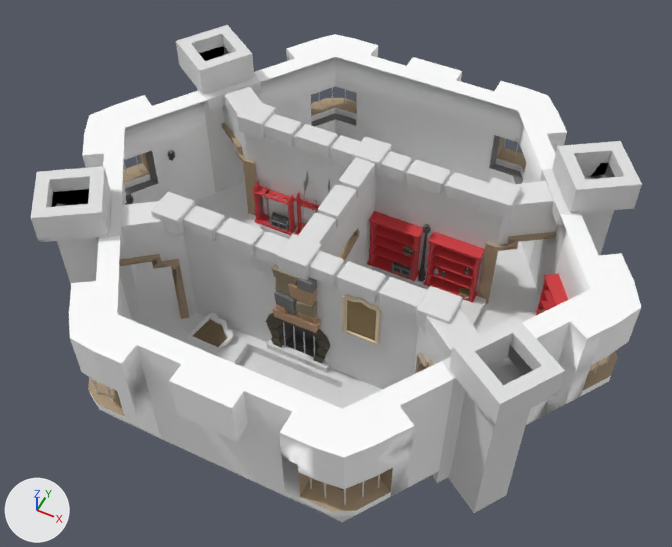
What one commit did to the FBX model Dungeon Baller/Models blend/firstfloor.fbx.
Camera for both pictures: a 50 mm camera at (1.38, -2.78, 3.67) aimed at (0.02, -0.07, 0.29). The lights are fixed; the arrows at lower left show +X, +Y and +Z. Where no turn or scale is listed for an object, it has been applied to the vertices. Vertices at the same position are counted once.

In view in the first picture: 'firstfloor', 'walllvl3', 'walllvl4', 'walllvl5', 'walllvl6'.
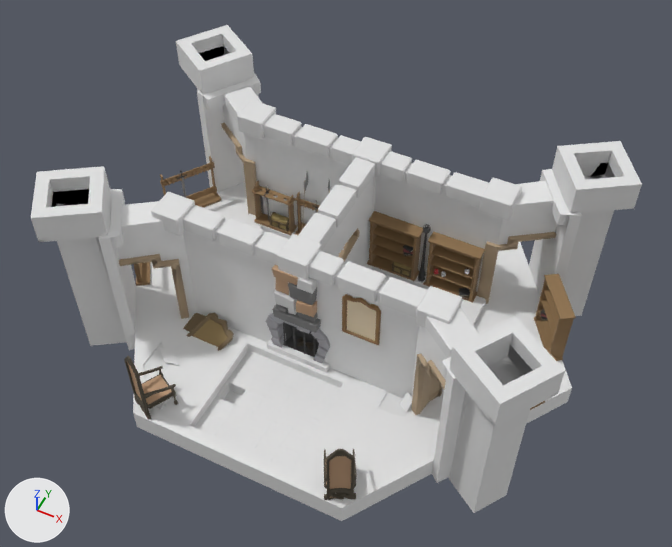
The change, as a list of edits to the scene's bpy script:
```text
Add mat_treasurechest:
    mat_treasurechest = principled_material('treasurechest')
    mat_treasurechest.base_color = (0.288, 0.219, 0.0748)  # yellow #92814d
    mat_treasurechest.roughness = 0.69
Change me_obj_000001_003:
    remove me_obj_000001_003.from_pydata(...)  # 22906 vertices, 20818 faces; spans x -1.24..1.24, y -1.05..1.05, z -0.14..0.85
    add me_obj_000001_003.from_pydata(...)  # 22948 vertices, 20847 faces; spans x -1.24..1.24, y -1.05..1.05, z -0.14..0.85
    me_obj_000001_003 part 1: the loose piece of 27 vertices spanning x -0.4..-0.08, y 0.3..0.31, z 0.26..0.3 is copied, and the copy is turned 56.2 degrees about the z axis through its middle, then moved by (-0.8, -0.05, -0.03), in mat_wood (brown #90734e); it spans x -1.13..-0.95, y 0.12..0.39, z 0.22..0.27
    me_obj_000001_003 part 2: the loose piece of 33 vertices spanning x -0.4..-0.08, y 0.3..0.31, z 0.08..0.13 is copied, and the copy is turned 56.2 degrees about the z axis through its middle, then moved by (-0.8, -0.05, -0.03), in mat_wood (brown #90734e); it spans x -1.13..-0.95, y 0.12..0.38, z 0.05..0.09
    me_obj_000001_003 part 3: the loose piece of 18 vertices spanning x -0.57, y 0.28..0.3, z 0.07..0.28 is copied, and the copy is moved by (-0.49, -0.07, -0.03); it spans x -1.06..-1.05, y 0.21..0.22, z 0.04..0.25
    me_obj_000001_003 part 4: 98 vertices moved from x 0.38..0.55, y -1.05..-0.32, z 0.01..0.39 to x 0.38..0.56, y -1.05..-0.32, z 0.01..0.39; 1160 vertices removed from x 0.37..0.55, y -1.04..-0.85, z 0.01..0.45; 864 vertices added at x 0.38..0.58, y -1.05..-0.84, z 0.01..0.42
    me_obj_000001_003 part 5: 260 vertices moved within x -0.57..-0.26, y -1.04..0.32, z 0.02..0.41; 530 vertices removed from x -0.57..-0.25, y -1.04..0.32, z 0.03..0.45; 1012 vertices added at x -0.58..-0.24, y -1.05..0.32, z 0.02..0.42
    me_obj_000001_003 part 6: 230 vertices added at x -1.15..-0.91, y -0.39..0.39, z 0.02..0.31
    me_obj_000001_003 part 7: 454 faces spanning x -0.54..0.29, y 0.26..0.32, z 0.06..0.13 switch from mat_steel (grey #7c7c7c) to mat_chestwood (brown #5c4a34)
    me_obj_000001_003 part 8: 1610 faces spanning x 0.23..1.11, y -0.31..0.32, z 0.07..0.28 switch from mat_wood (brown #90734e) to mat_handle (black #3f3f3f)
    me_obj_000001_003 part 9: 1755 faces spanning x -0.65..1.15, y -0.36..0.36, z 0.02..0.38 switch from mat_hp (red #d6393e) to mat_wood (brown #90734e)
    me_obj_000001_003 part 10: 312 faces spanning x -0.18..0.16, y -0.43..-0.37, z 0.05..0.35 switch from mat_woodsticks (brown #4e4739) to mat_rocks (grey #9f9ea3)
    me_obj_000001_003 part 11: 136 faces spanning x -0.09..0.08, y -0.41..-0.4, z 0.05..0.25 switch from mat_whiter (light grey #d1d1d1) to mat_material_008 (dark grey #464646)
    me_obj_000001_003 part 12: 100 faces spanning x -0.1..0.1, y -0.46..-0.35, z 0.37..0.64 switch from mat_darkgreyr (grey #747474) to mat_whiter (light grey #d1d1d1)
    me_obj_000001_003 part 13: 96 faces spanning x -0.11..0.12, y -0.45..-0.35, z 0.31..0.58 switch from mat_brownr (brown #be9a79) to mat_darkgreyr (grey #747474)
    me_obj_000001_003 part 14: 64 faces spanning x -0.11..0.1, y -0.46..-0.37, z 0.41..0.64 switch from mat_material_007 (brown #94876d) to mat_brownr (brown #be9a79)
    me_obj_000001_003 part 15: 80 faces spanning x 0.22..0.41, y -0.42..-0.41, z 0.34..0.62 switch from mat_paper (beige #e7d4b5) to mat_frame (brown #8b6a43)
    me_obj_000001_003 part 16: 8 faces spanning x 0.25..0.39, y -0.41, z 0.36..0.59 switch from mat_paper2 (brown #967e53) to mat_paper (beige #e7d4b5)
    me_obj_000001_003 part 17: 12 faces spanning x -0.58..-0.36, y -0.56..-0.38, z 0.0..0.07 switch from mat_frame2 (brown #77654a) to mat_paper2 (brown #967e53)
    me_obj_000001_003 part 18: 114 faces spanning x -0.6..-0.34, y -0.58..-0.38, z 0.0..0.09 switch from mat_material_002 (white #e7e7e7) to mat_frame2 (brown #77654a)
    me_obj_000001_003 part 19: 190 faces spanning x -0.54..0.29, y 0.26..0.32, z 0.06..0.13 switch from mat_keyhole (dark grey #464646) to mat_treasurechest (yellow #92814d)
    add me_obj_000001_003.materials.append(mat_books_cover1)  # blue #3a5499
Change ob_walllvl6:
    add ob_walllvl6.hide_viewport = True
Change ob_walllvl5:
    add ob_walllvl5.hide_viewport = True
Change ob_walllvl4:
    add ob_walllvl4.hide_viewport = True
Change ob_walllvl3:
    add ob_walllvl3.hide_viewport = True
```

Changed parts and their boxes [x1, y1, x2, y2] in the pictures (672 x 547 px; the box of a moved part takes in the faces that stretch with it):
'firstfloor', reshaped: before [31, 25, 642, 513]; after [31, 25, 642, 521]
'walllvl4', hidden: before [69, 236, 454, 522]
'walllvl6', hidden: before [254, 34, 567, 265]
'walllvl3', hidden: before [522, 214, 641, 425]
'walllvl5', hidden: before [82, 91, 215, 284]
part 1 of me_obj_000001_003, added: after [160, 162, 215, 187]
part 2 of me_obj_000001_003, added: after [186, 185, 217, 200]
part 3 of me_obj_000001_003, added: after [181, 177, 186, 198]
part 4 of me_obj_000001_003, moved or reshaped (not visible before): after [310, 449, 357, 509]
part 5 of me_obj_000001_003, moved or reshaped: before [257, 189, 274, 196]; after [124, 189, 317, 420]
part 6 of me_obj_000001_003, added: after [133, 156, 246, 321]
part 7 of me_obj_000001_003, recoloured: [270, 212, 412, 278] in both
part 8 of me_obj_000001_003, recoloured: [403, 245, 544, 313] in both
part 9 of me_obj_000001_003, recoloured (red to brown): [252, 180, 568, 315] in both
part 10 of me_obj_000001_003, recoloured (black to grey): [266, 313, 330, 363] in both
part 11 of me_obj_000001_003, recoloured: [283, 322, 315, 357] in both
part 12 of me_obj_000001_003, recoloured: [274, 278, 317, 315] in both
part 13 of me_obj_000001_003, recoloured (brown to grey): [272, 283, 321, 333] in both
part 14 of me_obj_000001_003, recoloured: [272, 265, 317, 317] in both
part 15 of me_obj_000001_003, recoloured: [342, 294, 381, 345] in both
part 16 of me_obj_000001_003, recoloured (brown to beige): [347, 300, 376, 341] in both
part 17 of me_obj_000001_003, recoloured: [193, 319, 227, 347] in both
part 18 of me_obj_000001_003, recoloured (grey to brown): [183, 312, 234, 351] in both
part 19 of me_obj_000001_003, recoloured (black to yellow): [271, 213, 411, 276] in both
